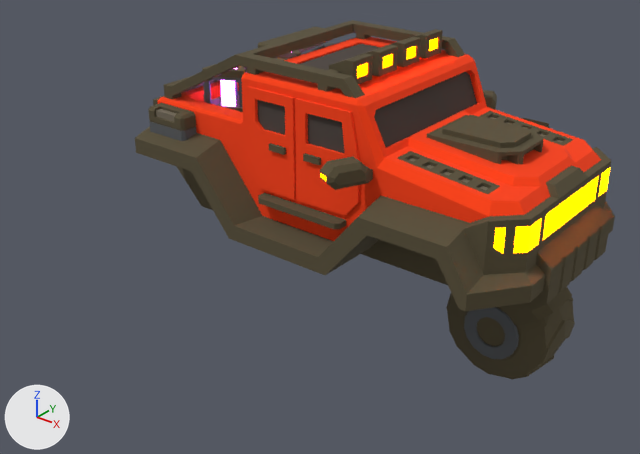
The glTF model static/vehicle/default.glb as it was, and as the next commit left it.
Camera for both pictures: a 50 mm lens placed at (3.27, -4.52, 3.0), pointed at (-0.16, -0.24, 0.34). Lighting does not change. The marker at lower left points along +X, +Y and +Z. The older version comes first. Where no turn or scale is listed for an object, it has been applied to the vertices.

Objects in the first picture: 'blinkerRight.001', 'bodyPainted.001', 'cellsCage.003', 'cellsCage.005', 'cellsEnergy.005', 'common', 'energy.001', 'headlights.001', 'wheel.006', 'wheelGuard.001', 'wheelSuspension.002'.
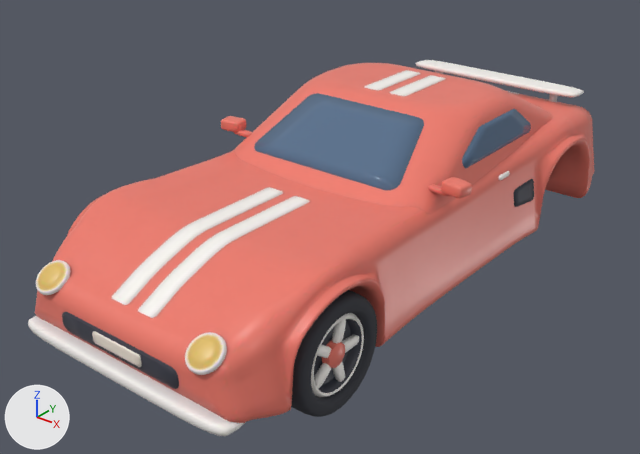
Location of each change, (x1, y1, x2, y2) in pixels of the pictures (640 x 454 px):
'bodyPainted', added (red): after (28, 60, 594, 436)
'common', deleted (brown): before (135, 20, 615, 313)
'bodyPainted.001', deleted: before (157, 37, 601, 241)
'windows', added (blue): after (254, 83, 531, 190)
'wheelCylinder', added: after (291, 290, 377, 417)
'wheel.006', deleted (brown): before (446, 293, 575, 379)
'wheelGuard.001', deleted: before (464, 287, 572, 359)
'headlights.001', deleted: before (357, 38, 610, 253)
'cellsCage.005', deleted: before (202, 64, 247, 107)
'cellsEnergy.005', deleted: before (220, 68, 237, 107)
'energy.001', deleted (mostly hidden): before (156, 109, 563, 190)
'blinkerRight.001', deleted: before (320, 173, 506, 253)
'cellsCage.003', deleted (mostly hidden): before (274, 50, 301, 59)
'wheelSuspension.002', deleted (mostly hidden): before (521, 118, 549, 128)

The change, as a list of edits to the scene's bpy script:
```text
Add mat_sports_car_body_pbr:
    mat_sports_car_body_pbr = bpy.data.materials.new('sports-car_body_pbr')
    # uses the picture img_sports_car_body_basecolor
    # uses the picture img_sports_car_body_metallic_sports_car_body_roughness
    # uses the picture img_sports_car_body_normal
Remove ob_blinkerright_001:
    ob_blinkerright_001 = bpy.data.objects.new('blinkerRight.001', me_plane_145)
Remove ob_bodypainted_001:
    ob_bodypainted_001 = bpy.data.objects.new('bodyPainted.001', me_cube_216)
Remove ob_cellscage_003:
    ob_cellscage_003 = bpy.data.objects.new('cellsCage.003', me_circle_019)
Remove ob_cellscage_005:
    ob_cellscage_005 = bpy.data.objects.new('cellsCage.005', me_circle_028)
Remove ob_cellsenergy_005:
    ob_cellsenergy_005 = bpy.data.objects.new('cellsEnergy.005', me_cylinder_077)
Remove ob_common:
    ob_common = bpy.data.objects.new('common', me_plane_146)
Remove ob_energy_001:
    ob_energy_001 = bpy.data.objects.new('energy.001', me_plane_152)
Remove ob_headlights_001:
    ob_headlights_001 = bpy.data.objects.new('headlights.001', me_cube_223)
Remove ob_wheel_006:
    ob_wheel_006 = bpy.data.objects.new('wheel.006', me_plane_151)
Remove ob_wheelguard_001:
    ob_wheelguard_001 = bpy.data.objects.new('wheelGuard.001', me_cylinder_073)
Remove ob_wheelsuspension_002:
    ob_wheelsuspension_002 = bpy.data.objects.new('wheelSuspension.002', me_cylinder_072)
Add ob_wheelcylinder:
    ob_wheelcylinder = bpy.data.objects.new('wheelCylinder', me_plane_150)
    ob_wheelcylinder.parent = ob_wheelcontainer
    ob_wheelcylinder.location = (0.785, -1.399, 0.345)
Add ob_wheelcontainer:
    ob_wheelcontainer = bpy.data.objects.new('wheelContainer', None)
    ob_wheelcontainer.parent = ob_chassis
    ob_wheelcontainer.location = (0.0, 0.0, 0.0)
Add ob_chassis:
    ob_chassis = bpy.data.objects.new('chassis', None)
    ob_chassis.parent = ob_vehicle
    ob_chassis.location = (0.0, 0.0, 0.0)
Add ob_vehicle:
    ob_vehicle = bpy.data.objects.new('vehicle', None)
    ob_vehicle.location = (0.0, 0.0, 0.0)
Add ob_windows:
    ob_windows = bpy.data.objects.new('windows', me_sports_car_windows)  # 1112 vertices, 1939 faces; spans x -0.77..0.77, y -0.42..1.48, z 0.87..1.17; in mat_sports_car_window_glass_x (blue #566f8c)
    ob_windows.location = (0.0, -0.039, 0.0)
Add ob_bodypainted:
    ob_bodypainted = bpy.data.objects.new('bodyPainted', me_sports_car_body)  # 10444 vertices, 20024 faces; spans x -0.98..0.98, y -2.15..2.23, z 0.19..1.22
    ob_bodypainted.location = (0.0, -0.039, 0.0)
```
